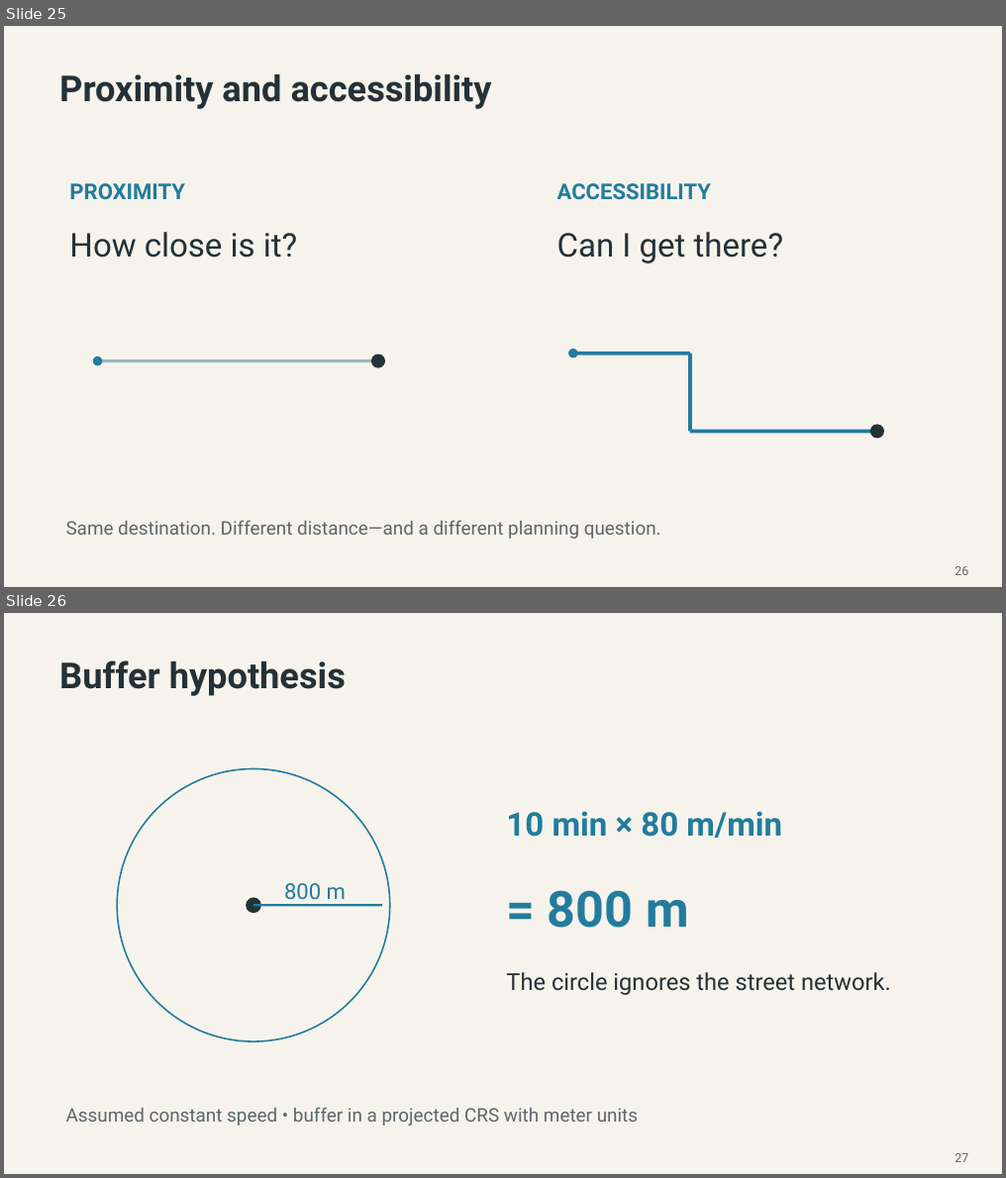
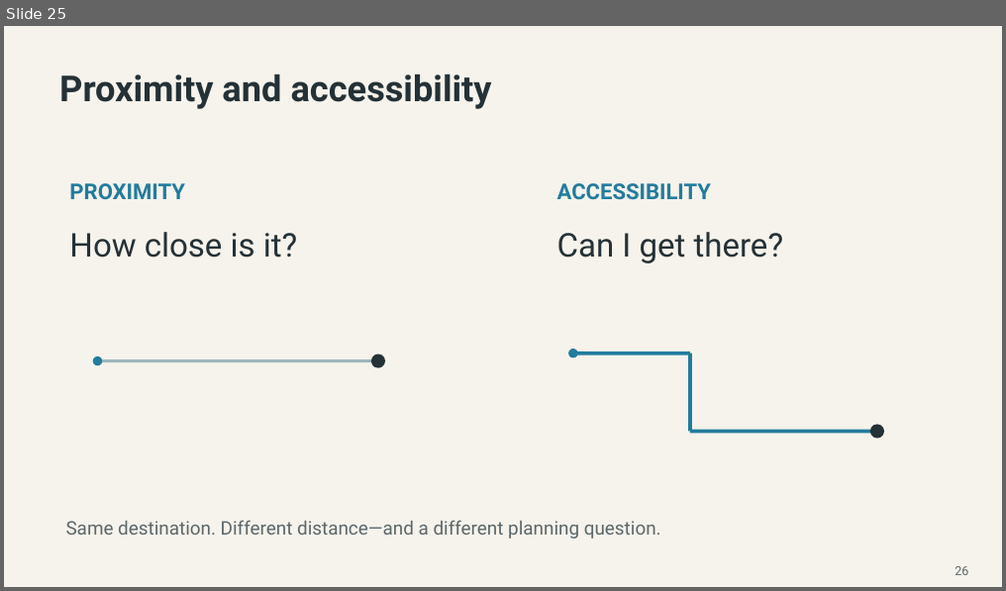
Before and after one commit to MUSA-Zhanchao/OSM-lecture, a slide deck: OSM_Pandana_Lecture-revised-final.pptx. Shown one above the other, each under a label of ours: slides 25 and 26 before the commit, slide 25 after it. The pictures are 1006x1178 and 1006x591 pixels, drawn with LibreOffice and Linux fonts; fonts in the diff are those of the drawing. Boxes give left, top, right and bottom in pixels: in the first picture for what was removed or moved away, otherwise in the second. Text is boxed around its words. In the diff, an @@ line names an element or a change of style, - is before the commit and + after.

```diff
--- a/OSM_Pandana_Lecture-revised-final.pptx
+++ b/OSM_Pandana_Lecture-revised-final.pptx
@@ slide 26 removed at (4, 613, 1002, 1174), background #F6F3EC @@
@@ text removed at (59, 661, 346, 696) @@
-Buffer hypothesis
@@ ellipse removed at (117, 768, 390, 1042) @@
@@ text removed at (506, 811, 782, 838) @@
-10 min × 80 m/min
@@ ellipse removed at (246, 897, 261, 913) @@
@@ line removed from (253, 906) to (382, 906) @@
@@ text removed at (284, 883, 346, 905) @@
-800 m
@@ text removed at (548, 890, 689, 928) @@
-= 800 m
@@ text removed at (506, 972, 891, 995) @@
-The circle ignores the street network.
@@ text removed at (66, 1107, 638, 1126) @@
-Assumed constant speed • buffer in a projected CRS with meter units
@@ text removed at (954, 1154, 968, 1162) @@
-27
```
Also in this commit, not shown: 5 slides changed, 9 slides added, 8 other slides removed, 1 other file.
